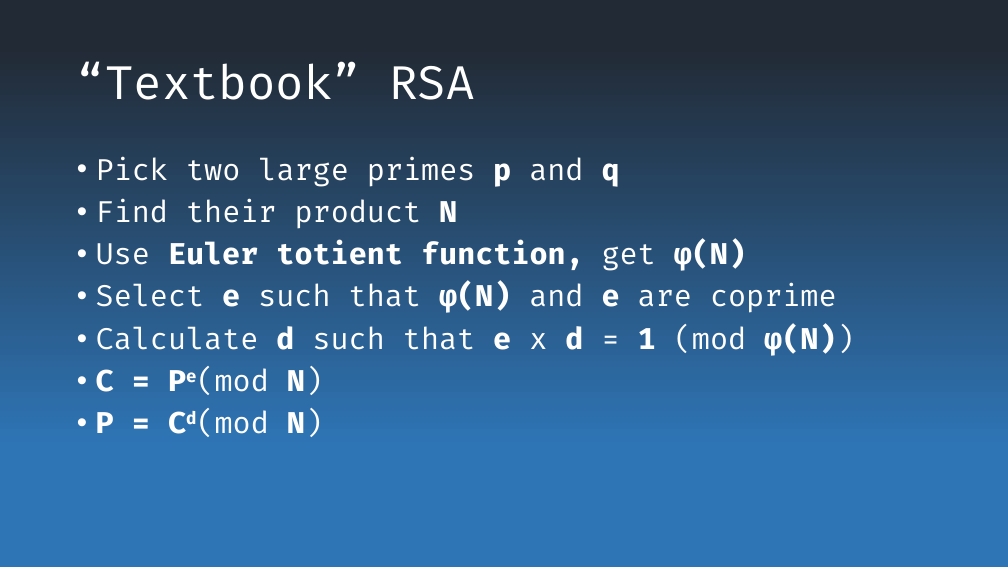
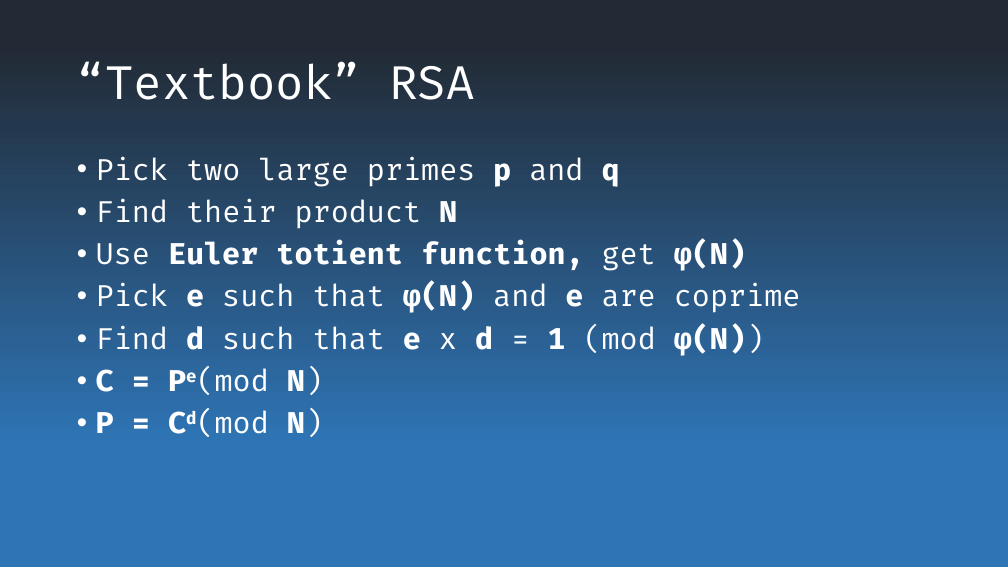
Before and after one commit to mhdl1991/19129163_TECH7009_repo, a slide deck: slide 4 of Continued use of weak RSA keys.pptx (slide 3 before the commit). Drawn at 1008x567 pixels with LibreOffice and Linux fonts; fonts in the diff are those of the drawing. Boxes give left, top, right and bottom in pixels: in the first picture for what was removed or moved away, otherwise in the second. Text is boxed around its words. In the diff, an @@ line names an element or a change of style, - is before the commit and + after.

```diff
--- a/Continued use of weak RSA keys.pptx
+++ b/Continued use of weak RSA keys.pptx
@@ text at [96,283,801,356]: text changed @@
-• Select e such that φ(N) and e are coprime
-• Calculate d such that e x d = 1 (mod φ(N))
+• Pick e such that φ(N) and e are coprime
+• Find d such that e x d = 1 (mod φ(N))
```
Also in this commit, not shown: 3 other slides changed, 3 slides added.
